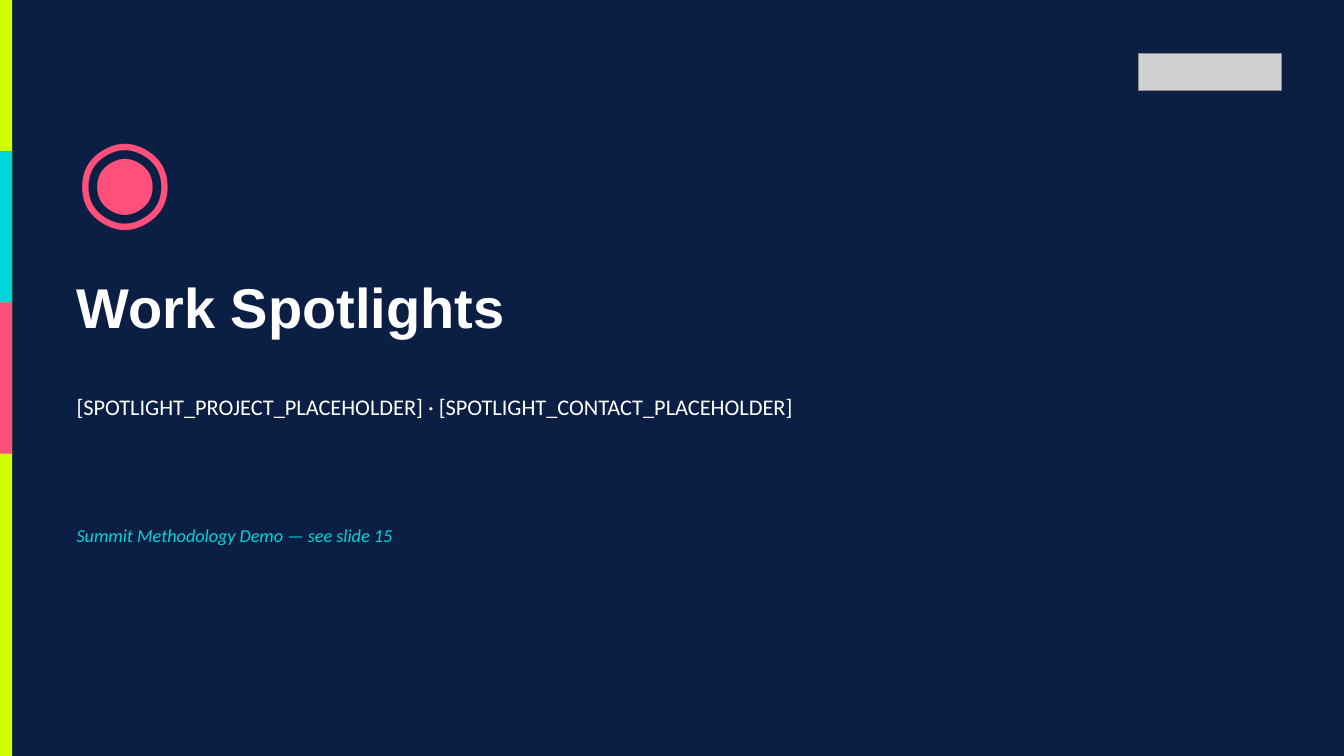
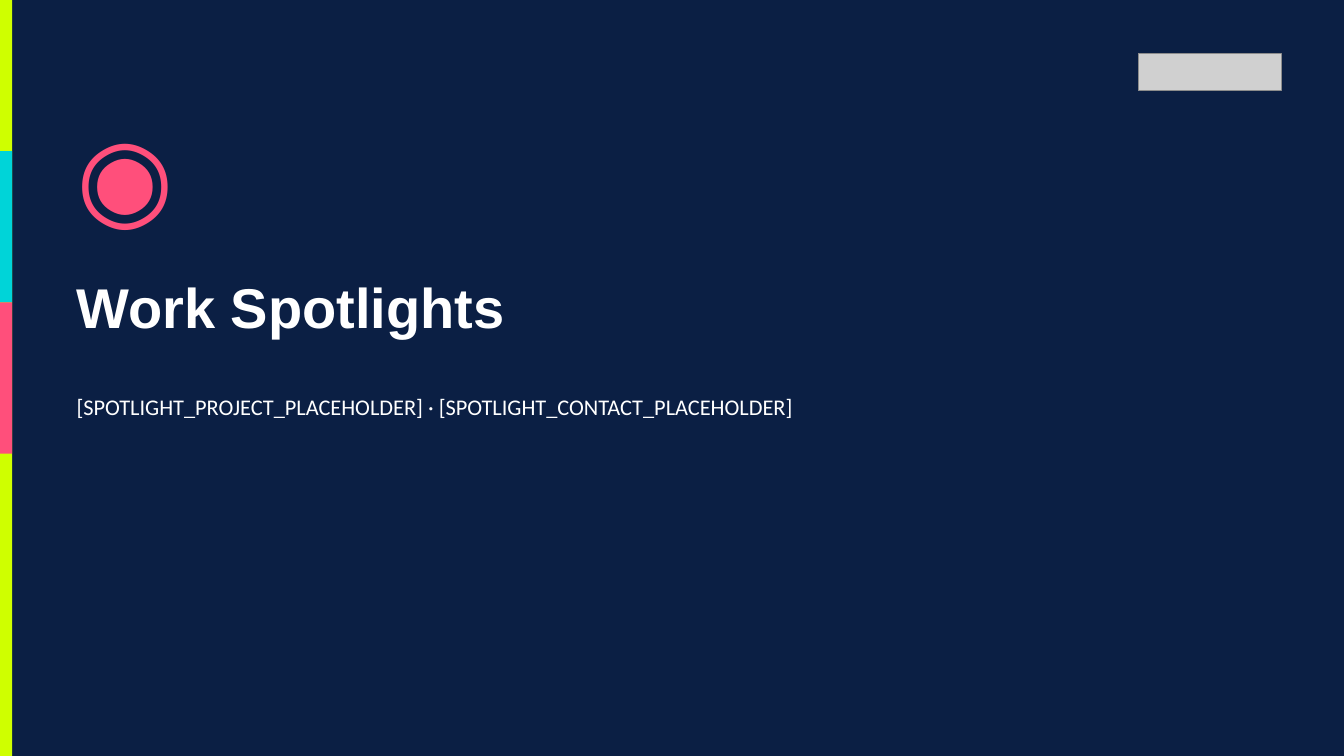
Before and after one commit to Coachevan/whipping-up-fun, a slide deck: slide 14 of out/MAX_Agents_or_Overlords.pptx. Drawn at 1344x756 pixels with LibreOffice and Linux fonts; fonts in the diff are those of the drawing; grey boxes stand for pictures; background and template pictures are left out. Boxes give left, top, right and bottom in pixels: in the first picture for what was removed or moved away, otherwise in the second. Text is boxed around its words. In the diff, an @@ line names an element or a change of style, - is before the commit and + after.

```diff
--- a/out/MAX_Agents_or_Overlords.pptx
+++ b/out/MAX_Agents_or_Overlords.pptx
@@ text removed at <box>77,529,392,545</box> @@
-Summit Methodology Demo — see slide 15
```
Also in this commit, not shown: 3 other slides changed, 10 other files.
